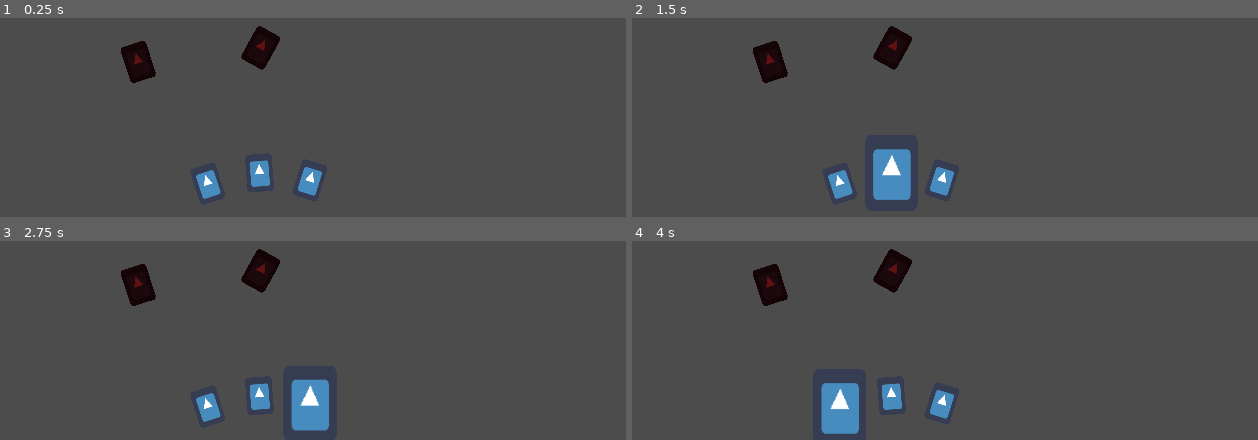
Above: before the commit, frames 1-4 (two rows, left to right).
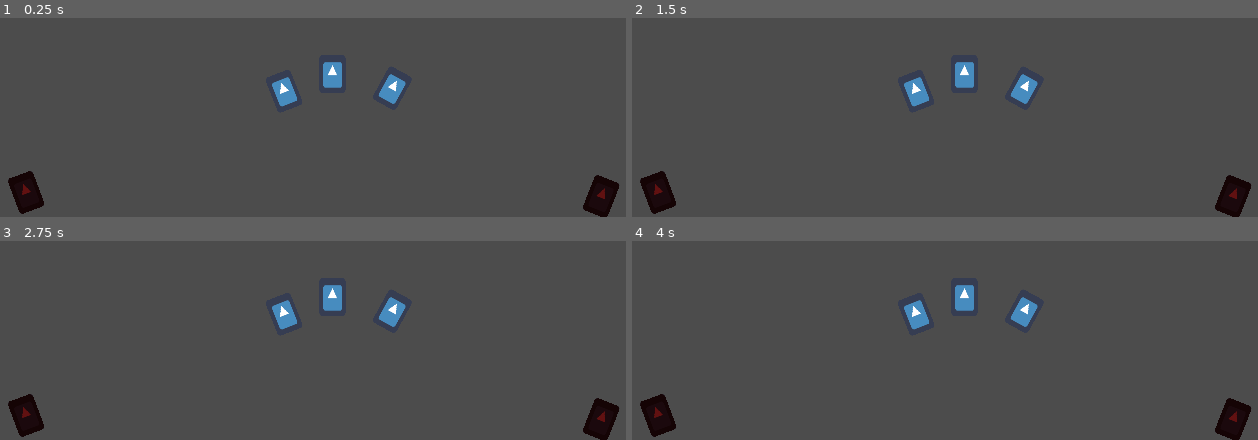
Above: after the commit, the same moments.

Repository: CiaranWoodward/LD52
Game: Godot game, scene res://Level/Level.tscn
Same seed, same stepped clock (60 frames per second), same inputs: the game is played once before the commit and once after it. The engine's default icon, where the game draws it, is replaced by a stand-in: a white triangle on a blue panel in a dark square.
Inputs (mouse positions are in pixels of both pictures, inside the frame that each line leads up to):
- Up to frame 1 (0.25 s): no input
- Up to frame 2 (1.5 s): tap Enter at 0.5 s; move the mouse to (888, 173) at 0.52 s; click (888, 173) at 0.67 s; tap Space at 1.25 s; click (888, 173) at 1.42 s
- Up to frame 3 (2.75 s): tap Enter at 2 s; move the mouse to (313, 404) at 2.02 s; click (313, 404) at 2.17 s
- Up to frame 4 (4 s): tap Space at 2.75 s; click (945, 404) at 2.92 s; tap Enter at 3.5 s; move the mouse to (838, 406) at 3.52 s; click (838, 406) at 3.67 s

The runs differ from the first frame. In frame 1, 5.5% of the frame differs, in the area x 1-99%, y 4-100%; in frame 2, 6.7%; in frame 3, 6.7%; in frame 4, 6.7%.

Commit message:
Add reseating mechanism for moving card between piles

Diff:
--- a/Cards/Card.gd
+++ b/Cards/Card.gd
@@ -1,4 +1,6 @@
 extends Node2D
+
+signal card_clicked(card)
 
 export(Global.TransitionType) var growTrans = Global.TransitionType.EXPO
 export(Global.EaseType) var growEase = Global.EaseType.OUT
@@ -6,44 +8,81 @@
 export var growScale = 2
 export var growScaleInactive = 1.1
 
+export(Global.TransitionType) var reseatTrans = Global.TransitionType.EXPO
+export(Global.EaseType) var reseatEase = Global.EaseType.IN
+export var reseatTime = 0.4
+
 onready var growTween = Tween.new()
-onready var baseRotation = rotation
+onready var reseatTween = Tween.new()
 
 var mouse_over = false
+var moused_down = false
+var reseat_target = null
 export var is_active = true setget set_active
 
 # Called when the node enters the scene tree for the first time.
 func _ready() -> void:
 	add_child(growTween)
+	add_child(reseatTween)
 	set_active(is_active)
 
 func set_active(active: bool):
 	is_active = active
 	if (is_active):
 		$Scaler/CardBack.visible = false
+		if mouse_over:
+			_on_MouseHoverArea_mouse_entered()
 	else:
 		$Scaler/CardBack.visible = true
 		if mouse_over:
 			_on_MouseHoverArea_mouse_entered()
 
+func reseat_to(target, delay=0.0):
+	reseat_target = target
+	reseatTween.stop_all()
+	reseatTween.interpolate_property(self, "global_position", global_position, target.global_position, reseatTime, reseatTrans, reseatEase, delay)
+	reseatTween.interpolate_property(self, "global_rotation", global_rotation, target.global_rotation, reseatTime, reseatTrans, reseatEase, delay)
+	reseatTween.interpolate_callback(self, reseatTime + delay, "_reseat_done")
+	reseatTween.start()
+
+func _reseat_done():
+	if !is_instance_valid(reseat_target):
+		return
+	position = Vector2.ZERO
+	rotation = 0
+	get_parent().remove_child(self)
+	reseat_target.add_child(self)
+
 func _on_MouseSelectArea_input_event(viewport: Node, event: InputEvent, shape_idx: int) -> void:
-	pass # Replace with function body.
+	if event is InputEventMouseButton:
+		if event.button_index == BUTTON_LEFT:
+			if event.pressed:
+				moused_down = true
+			else:
+				if moused_down:
+					emit_signal("card_clicked", self)
+					print("Card clicked")
+				moused_down = false
+
+func _on_MouseSelectArea_mouse_exited() -> void:
+	moused_down = false
 
 func _on_MouseHoverArea_mouse_entered() -> void:
 	mouse_over = true
 	if is_active:
 		growTween.stop_all()
 		growTween.interpolate_property($Scaler, "scale", $Scaler.scale, Vector2(growScale, growScale), growTime, growTrans, growEase)
-		growTween.interpolate_property(self, "rotation", rotation, 0, growTime, growTrans, growEase)
+		growTween.interpolate_property(self, "global_rotation", global_rotation, 0, growTime, growTrans, growEase)
 		growTween.start()
 	else:
 		growTween.stop_all()
 		growTween.interpolate_property($Scaler, "scale", $Scaler.scale, Vector2(growScaleInactive, growScaleInactive), growTime, growTrans, growEase)
+		growTween.interpolate_property(self, "rotation", rotation, 0, growTime, growTrans, growEase)
 		growTween.start()
 
 func _on_MouseHoverArea_mouse_exited() -> void:
 	mouse_over = false
 	growTween.stop_all()
 	growTween.interpolate_property($Scaler, "scale", $Scaler.scale, Vector2.ONE, growTime, growTrans, growEase)
-	growTween.interpolate_property(self, "rotation", rotation, baseRotation, growTime, growTrans, growEase)
+	growTween.interpolate_property(self, "rotation", rotation, 0, growTime, growTrans, growEase)
 	growTween.start()
--- a/Cards/Card.tscn
+++ b/Cards/Card.tscn
@@ -34,5 +34,6 @@
 shape = SubResource( 1 )
 
 [connection signal="input_event" from="Scaler/MouseSelectArea" to="." method="_on_MouseSelectArea_input_event"]
+[connection signal="mouse_exited" from="Scaler/MouseSelectArea" to="." method="_on_MouseSelectArea_mouse_exited"]
 [connection signal="mouse_entered" from="MouseHoverArea" to="." method="_on_MouseHoverArea_mouse_entered"]
 [connection signal="mouse_exited" from="MouseHoverArea" to="." method="_on_MouseHoverArea_mouse_exited"]
--- a/UI/HUD.gd
+++ b/UI/HUD.gd
@@ -1,16 +1,9 @@
 extends Node2D
-
-
-# Declare member variables here. Examples:
-# var a: int = 2
-# var b: String = "text"
-
 
 # Called when the node enters the scene tree for the first time.
 func _ready() -> void:
-	pass # Replace with function body.
+	$"HandLoc/1/Card".connect("card_clicked", self, "card_clicked")
 
-
-# Called every frame. 'delta' is the elapsed time since the previous frame.
-#func _process(delta: float) -> void:
-#	pass
+func card_clicked(card):
+	card.is_active = false
+	card.reseat_to($DiscardPileLoc)
--- a/UI/HUD.tscn
+++ b/UI/HUD.tscn
@@ -6,24 +6,36 @@
 [node name="HUD" type="Node2D"]
 script = ExtResource( 2 )
 
-[node name="Card" parent="." instance=ExtResource( 1 )]
-position = Vector2( 846, 974 )
-rotation = -0.0793572
+[node name="DiscardPileLoc" type="Position2D" parent="."]
+position = Vector2( 286, 1021 )
+rotation = -0.355961
 
-[node name="Card2" parent="." instance=ExtResource( 1 )]
-position = Vector2( 967, 992 )
-rotation = 0.30212
-
-[node name="Card3" parent="." instance=ExtResource( 1 )]
-position = Vector2( 722, 1000 )
-rotation = -0.314255
-
-[node name="Card4" parent="." instance=ExtResource( 1 )]
-position = Vector2( 849, 674 )
-rotation = 0.504056
+[node name="Card4" parent="DiscardPileLoc" instance=ExtResource( 1 )]
 is_active = false
 
-[node name="Card5" parent="." instance=ExtResource( 1 )]
-position = Vector2( 555, 708 )
-rotation = -0.314255
+[node name="DrawPileLoc" type="Position2D" parent="."]
+position = Vector2( 1666, 1031 )
+rotation = 0.374711
+
+[node name="Card5" parent="DrawPileLoc" instance=ExtResource( 1 )]
 is_active = false
+
+[node name="HandLoc" type="Position2D" parent="."]
+position = Vector2( 1021, 826 )
+
+[node name="1" type="Position2D" parent="HandLoc"]
+position = Vector2( -116, -48 )
+rotation = -0.376973
+
+[node name="Card" parent="HandLoc/1" instance=ExtResource( 1 )]
+
+[node name="2" type="Position2D" parent="HandLoc"]
+position = Vector2( 0, -89 )
+
+[node name="Card2" parent="HandLoc/2" instance=ExtResource( 1 )]
+
+[node name="3" type="Position2D" parent="HandLoc"]
+position = Vector2( 144, -55 )
+rotation = 0.50306
+
+[node name="Card3" parent="HandLoc/3" instance=ExtResource( 1 )]
